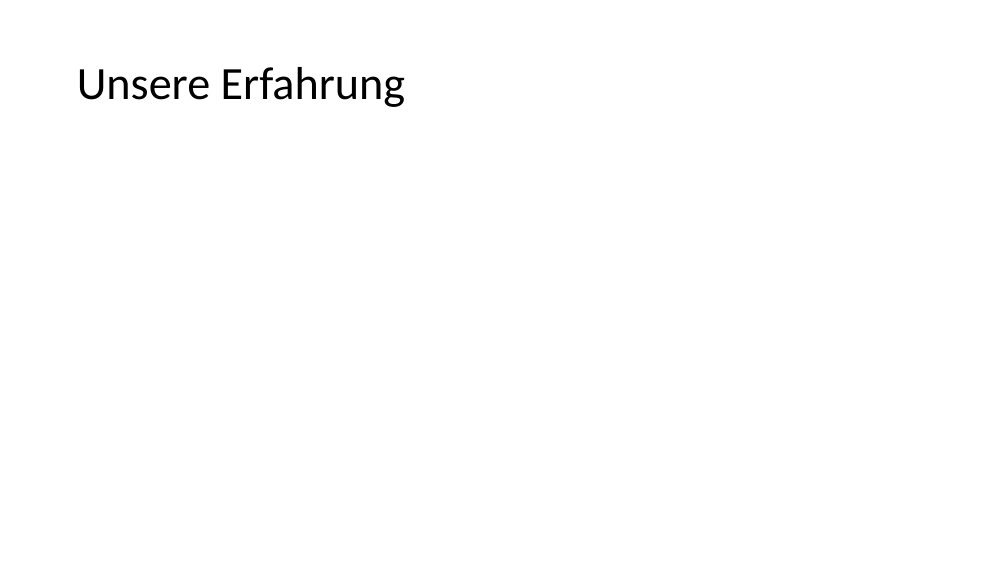
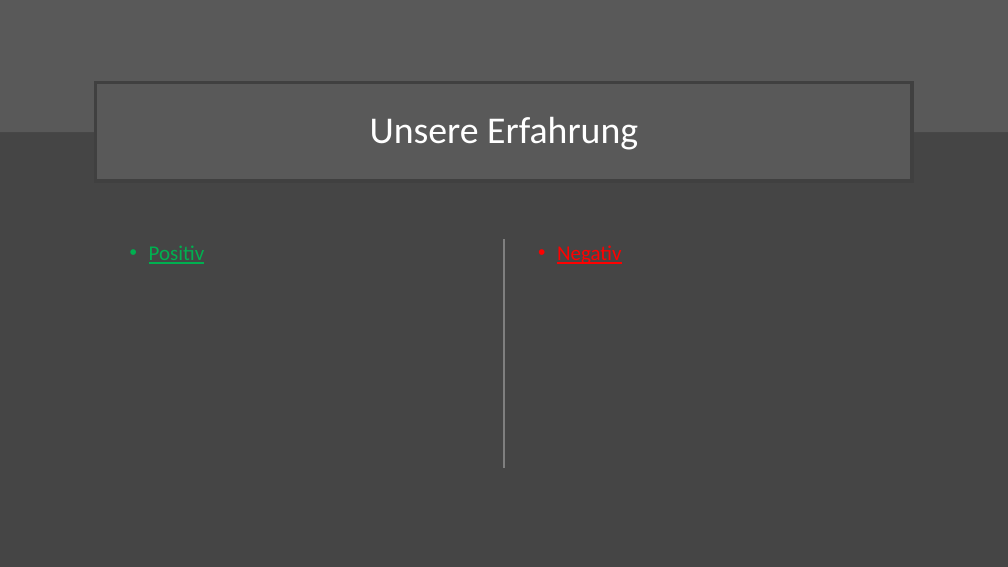
Before and after one commit to franjofranjic/Modul_306, a slide deck: slide 8 of Unterlagen/8_Präsentation/Präsentation_G6.pptx (slide 4 before the commit). Drawn at 1008x567 pixels with LibreOffice and Linux fonts; fonts in the diff are those of the drawing. Boxes give left, top, right and bottom in pixels: in the first picture for what was removed or moved away, otherwise in the second. Text is boxed around its words. In the diff, an @@ line names an element or a change of style, - is before the commit and + after.

```diff
--- a/Unterlagen/8_Präsentation/Präsentation_G6.pptx
+++ b/Unterlagen/8_Präsentation/Präsentation_G6.pptx
@@ background #FFFFFF to #454545 @@
@@ rectangle added at box(0, 0, 1008, 132), fill #595959 @@
@@ title "Unsere Erfahrung": place and size @@
-title "Unsere Erfahrung" at box(77, 67, 405, 107)
+title "Unsere Erfahrung" at box(96, 82, 913, 181)
@@ title "Unsere Erfahrung" at box(96, 82, 913, 181): size 44 to 36 pt, text colour #000000 to #FFFFFF; alignment left to centre; fill none to #595959; outline none to #404040 3 pt @@
@@ line added from (504, 239) to (504, 468), #7F7F7F 1.5 pt @@
@@ text added at box(149, 245, 205, 264), 20 pt, text #00B050, underline @@
+• Positiv
@@ text added at box(557, 245, 622, 264), 20 pt, text #FF0000, underline @@
+• Negativ
```
Also in this commit, not shown: 1 other slide changed, 6 slides added, 2 slides removed, 28 other files.
